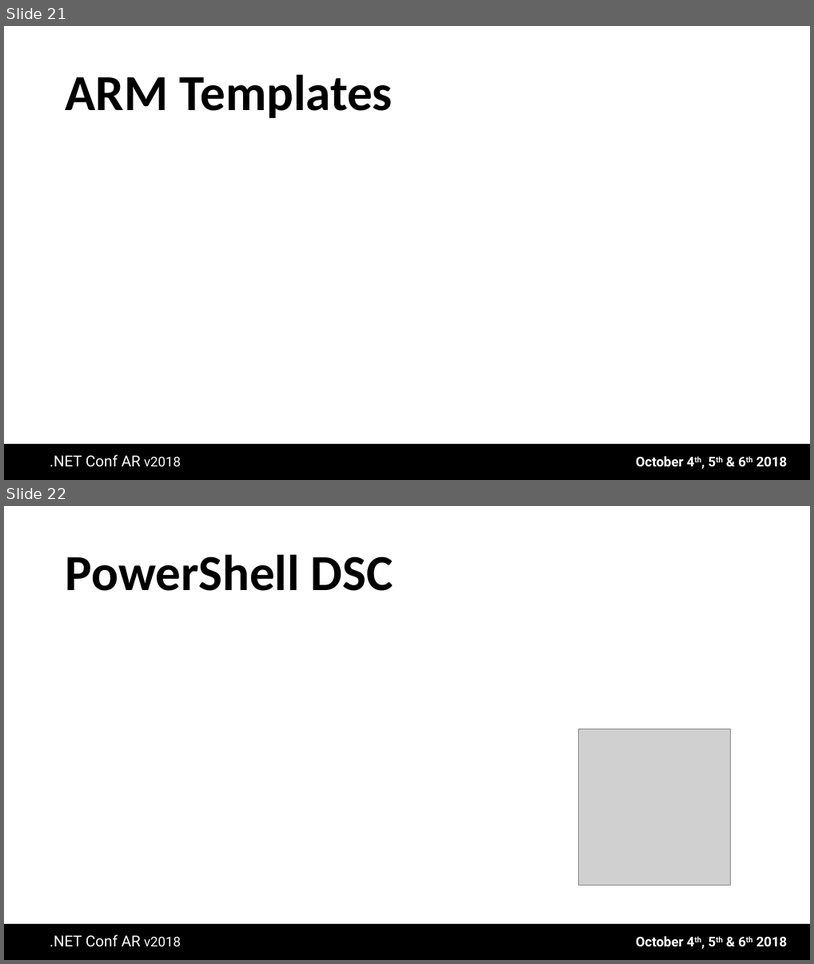
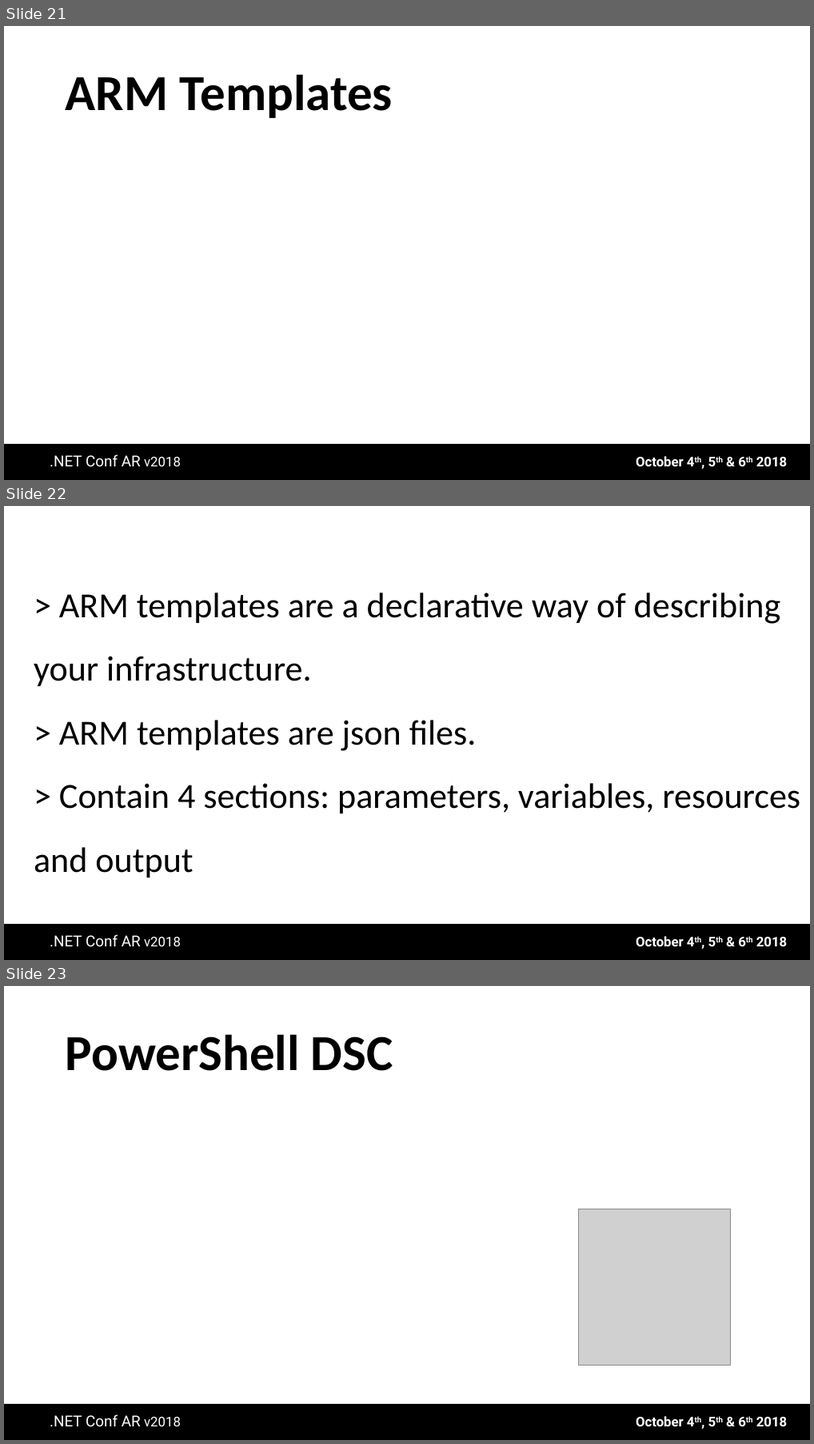
Before and after one commit to vmsilvamolina/StepByStep, a slide deck: NET Conf AR 2018/NET Conf AR v2018 Infrastructure as Code on Azure.pptx. Shown one above the other, each under a label of ours: slides 21 and 22 before the commit, slides 21, 22 and 23 after it. The pictures are 814x964 and 814x1444 pixels, drawn with LibreOffice and Linux fonts; fonts in the diff are those of the drawing; grey boxes stand for pictures; background and template pictures are left out. Boxes give left, top, right and bottom in pixels: in the first picture for what was removed or moved away, otherwise in the second. Text is boxed around its words. In the diff, an @@ line names an element or a change of style, - is before the commit and + after.

```diff
--- a/NET Conf AR 2018/NET Conf AR v2018 Infrastructure as Code on Azure.pptx
+++ b/NET Conf AR 2018/NET Conf AR v2018 Infrastructure as Code on Azure.pptx
@@ slide 22 added at <box>4,506,810,960</box>, background #FFFFFF; not listed: 3 template elements that a slide beside it also shows @@
@@ text added at <box>34,592,801,877</box>, 42 pt, text #000000 @@
+> ARM templates are a declarative way of describing your infrastructure.
+> ARM templates are json files.
+> Contain 4 sections: parameters, variables, resources and output
@@ what was slide 22 is now slide 23 @@
```
Also in this commit, not shown: 18 other files.
